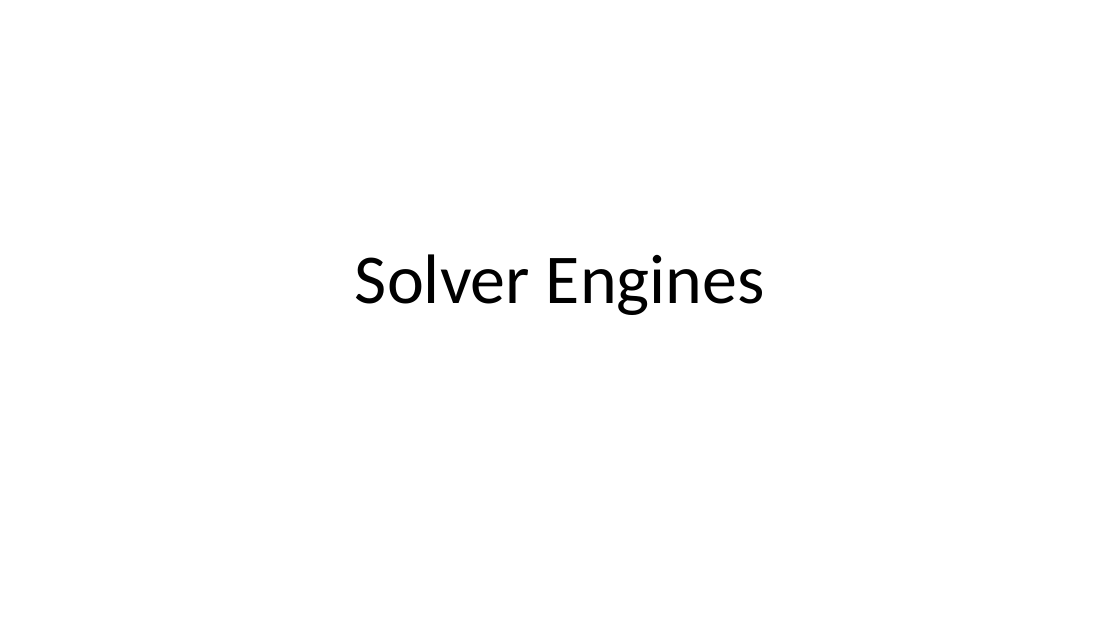
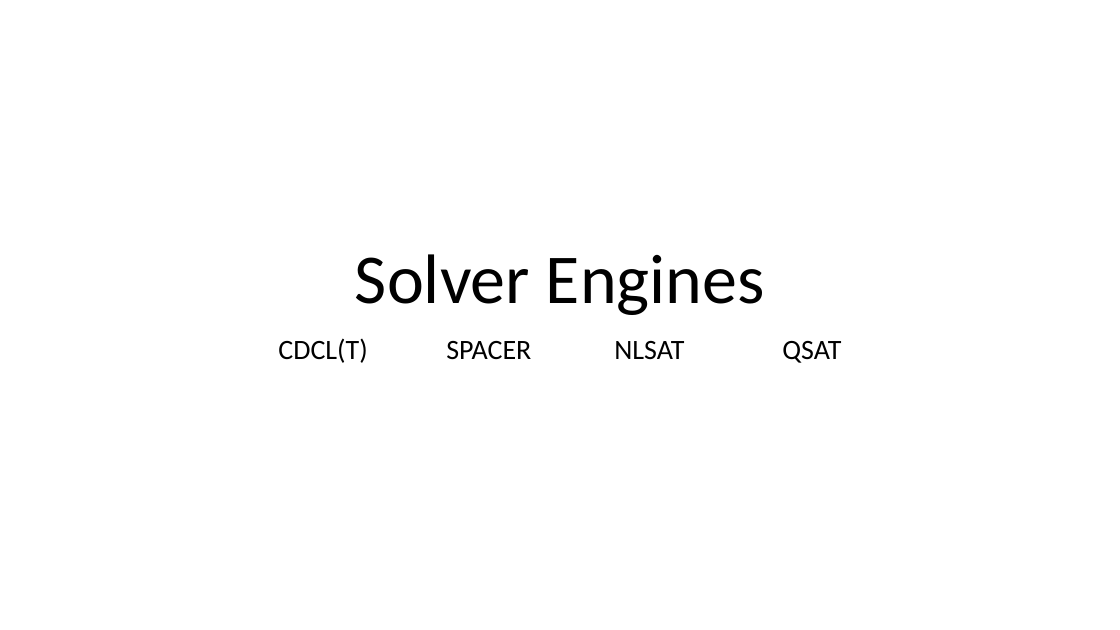
Before and after one commit to Z3Prover/doc, a slide deck: slide 25 of internals/tutorial/z3internals.pptx (slide 18 before the commit). Drawn at 1120x630 pixels with LibreOffice and Linux fonts; fonts in the diff are those of the drawing. Boxes give left, top, right and bottom in pixels: in the first picture for what was removed or moved away, otherwise in the second. Text is boxed around its words. In the diff, an @@ line names an element or a change of style, - is before the commit and + after.

Commit message:
updated slides

```diff
--- a/internals/tutorial/z3internals.pptx
+++ b/internals/tutorial/z3internals.pptx
@@ subtitle added at [278, 338, 841, 363], 24 pt, text #000000 @@
+CDCL(T) SPACER NLSAT QSAT
```
Also in this commit, not shown: 61 slides added.
